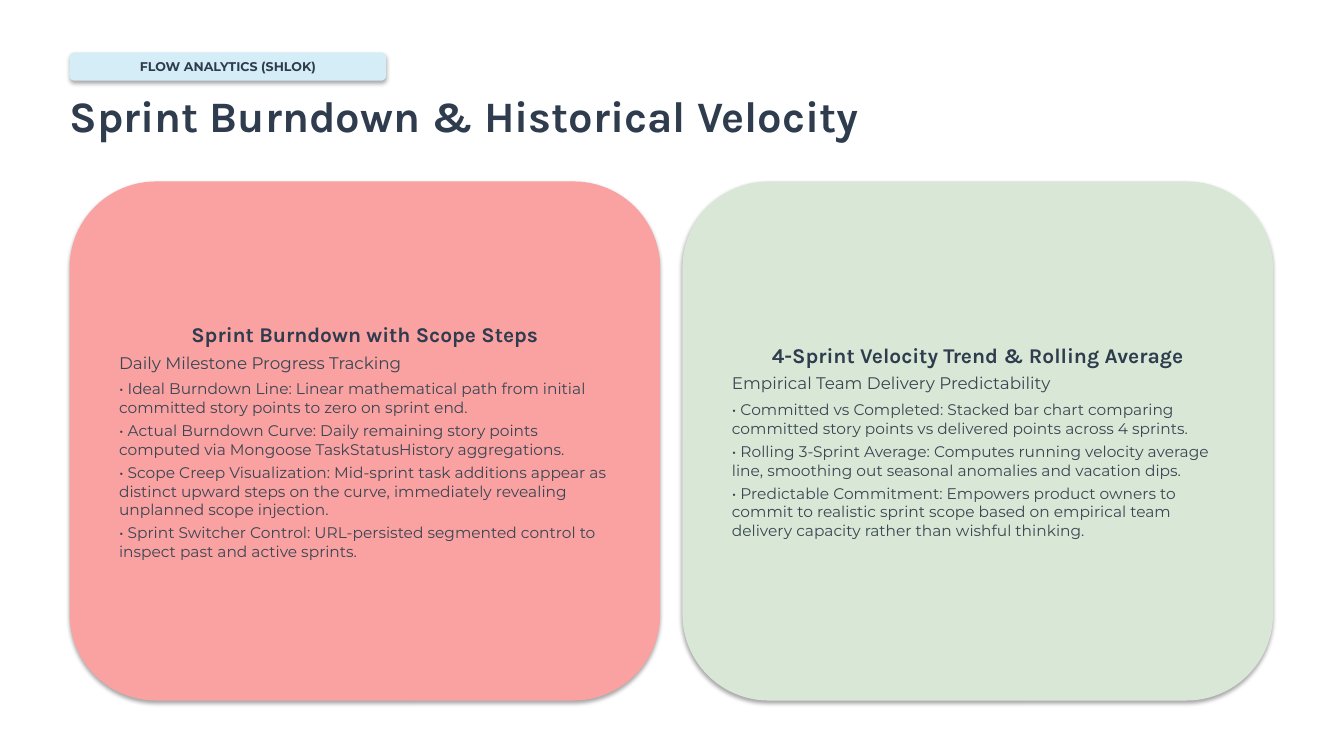
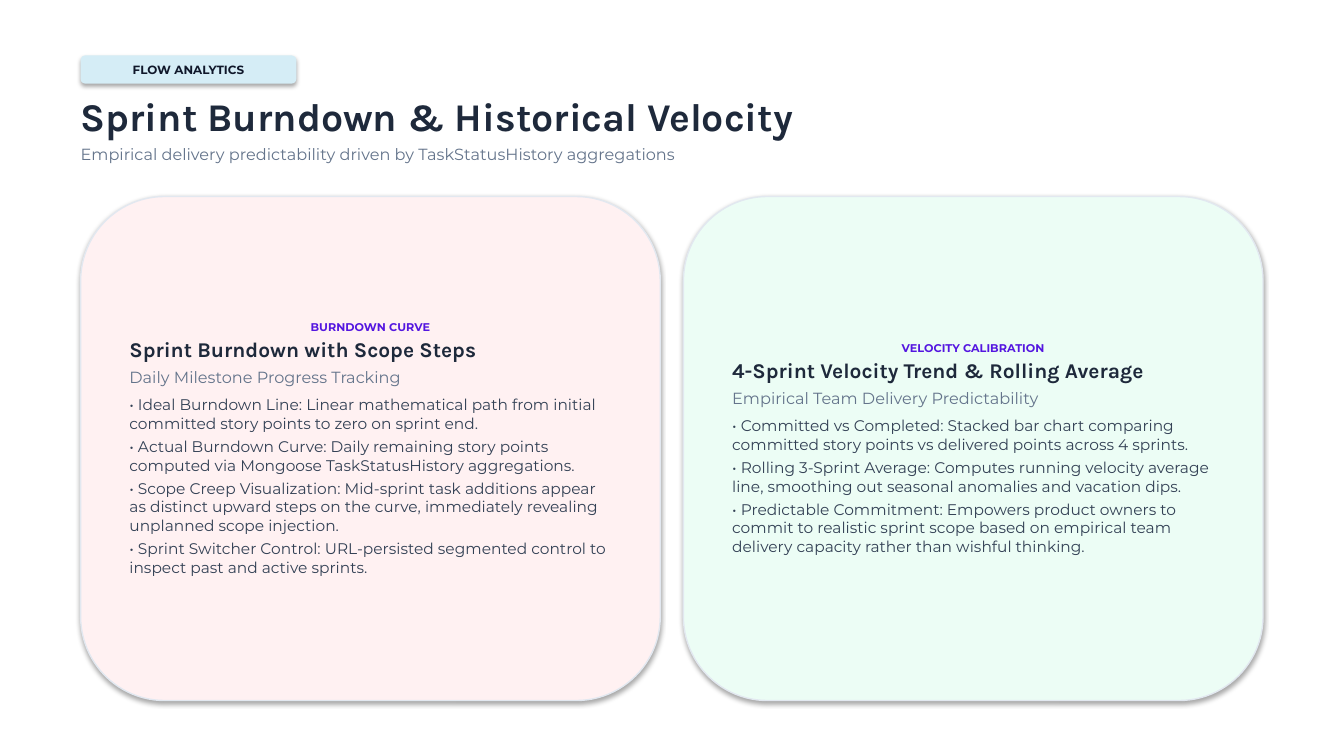
Before and after one commit to S-creator31/Pulseboard, a slide deck: slide 13 of PulseBoard_Final_Defense.pptx (slide 15 before the commit). Drawn at 1344x756 pixels with LibreOffice and Linux fonts; fonts in the diff are those of the drawing. Boxes give left, top, right and bottom in pixels: in the first picture for what was removed or moved away, otherwise in the second. Text is boxed around its words. In the diff, an @@ line names an element or a change of style, - is before the commit and + after.

```diff
--- a/PulseBoard_Final_Defense.pptx
+++ b/PulseBoard_Final_Defense.pptx
@@ rounded rectangle "FLOW ANALYTICS" resized from (x1=70, y1=52, x2=386, y2=81) to (x1=81, y1=55, x2=296, y2=84) @@
@@ text in rounded rectangle at (x1=133, y1=65, x2=244, y2=74): text changed; size 9 to 8.5 pt; text colour #2E3C4E to #0F172A @@
-FLOW ANALYTICS (SHLOK)
+FLOW ANALYTICS
@@ text at (x1=81, y1=103, x2=793, y2=141): size 31 to 28 pt, text colour #2E3C4E to #1E293B in "Sprint Burndown & Historical Velocity" @@
@@ text "Sprint Burndown & Historical Velocity" moved from (x1=70, y1=101, x2=858, y2=143) to (x1=81, y1=103, x2=793, y2=163) @@
@@ text at (x1=81, y1=148, x2=675, y2=163): paragraph added @@
+Empirical delivery predictability driven by TaskStatusHistory aggregations
@@ rounded rectangle "BURNDOWN CURVE" resized from (x1=70, y1=181, x2=660, y2=701) to (x1=81, y1=197, x2=660, y2=701) @@
@@ rounded rectangle "BURNDOWN CURVE" at (x1=81, y1=197, x2=660, y2=701): fill #FAA1A1 to #FFF1F2; outline none to #E2E8F0 1 pt @@
@@ rounded rectangle "VELOCITY CALIBRATION" resized from (x1=683, y1=181, x2=1273, y2=701) to (x1=684, y1=197, x2=1263, y2=701) @@
@@ rounded rectangle "VELOCITY CALIBRATION" at (x1=684, y1=197, x2=1263, y2=701): fill #D9E8D6 to #ECFDF5; outline none to #E2E8F0 1 pt @@
@@ text in rounded rectangle at (x1=311, y1=323, x2=430, y2=331): paragraph added @@
+BURNDOWN CURVE
@@ text in rounded rectangle at (x1=129, y1=342, x2=606, y2=576): text colour #2E3C4E to #1E293B in "Sprint Burndown with Scope Steps"; size 12 to 11.5 pt, text colour #384653 to #64748B in "Daily Milestone Progress Tracking"; text colour #384653 to #334155 in "• Ideal Burndown Line: Linear mathematical path ...", "• Actual Burndown Curve: Daily remaining story ...", "• Scope Creep Visualization: Mid-sprint task additions ...", "• Sprint Switcher Control: URL-persisted segmented control ..."; alignment centre to left; more space between paragraphs @@
@@ text in rounded rectangle at (x1=902, y1=344, x2=1044, y2=352): paragraph added @@
+VELOCITY CALIBRATION
@@ text in rounded rectangle at (x1=732, y1=363, x2=1209, y2=555): text colour #2E3C4E to #1E293B in "4-Sprint Velocity Trend & Rolling Average"; size 12 to 11.5 pt, text colour #384653 to #64748B in "Empirical Team Delivery Predictability"; text colour #384653 to #334155 in "• Committed vs Completed: Stacked bar chart ...", "• Rolling 3-Sprint Average: Computes running velocity ...", "• Predictable Commitment: Empowers product owners to ..."; alignment centre to left; more space between paragraphs @@
```
Also in this commit, not shown: 14 other slides changed, 5 slides added, 10 slides removed, 1 other file.
